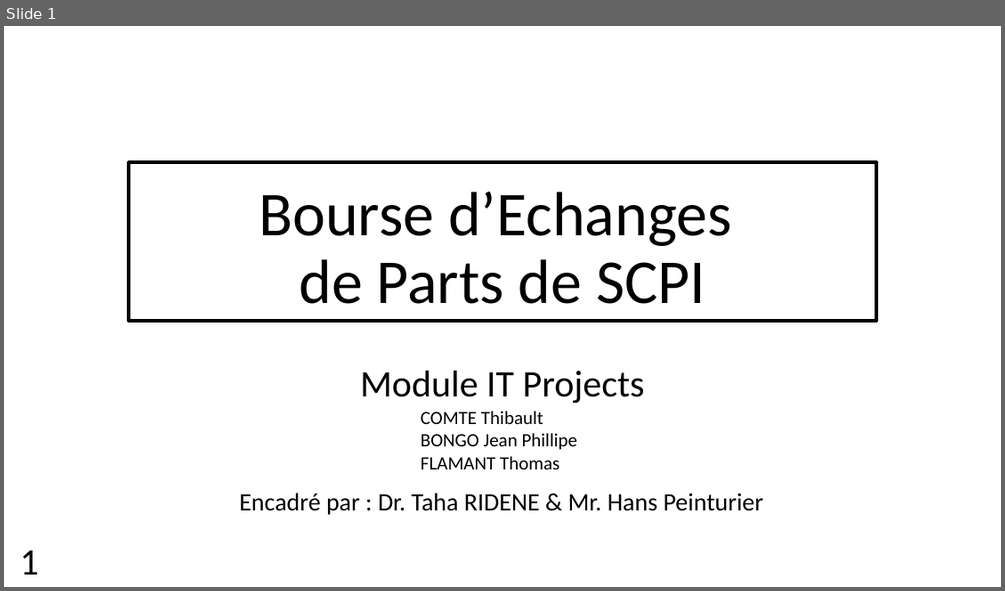
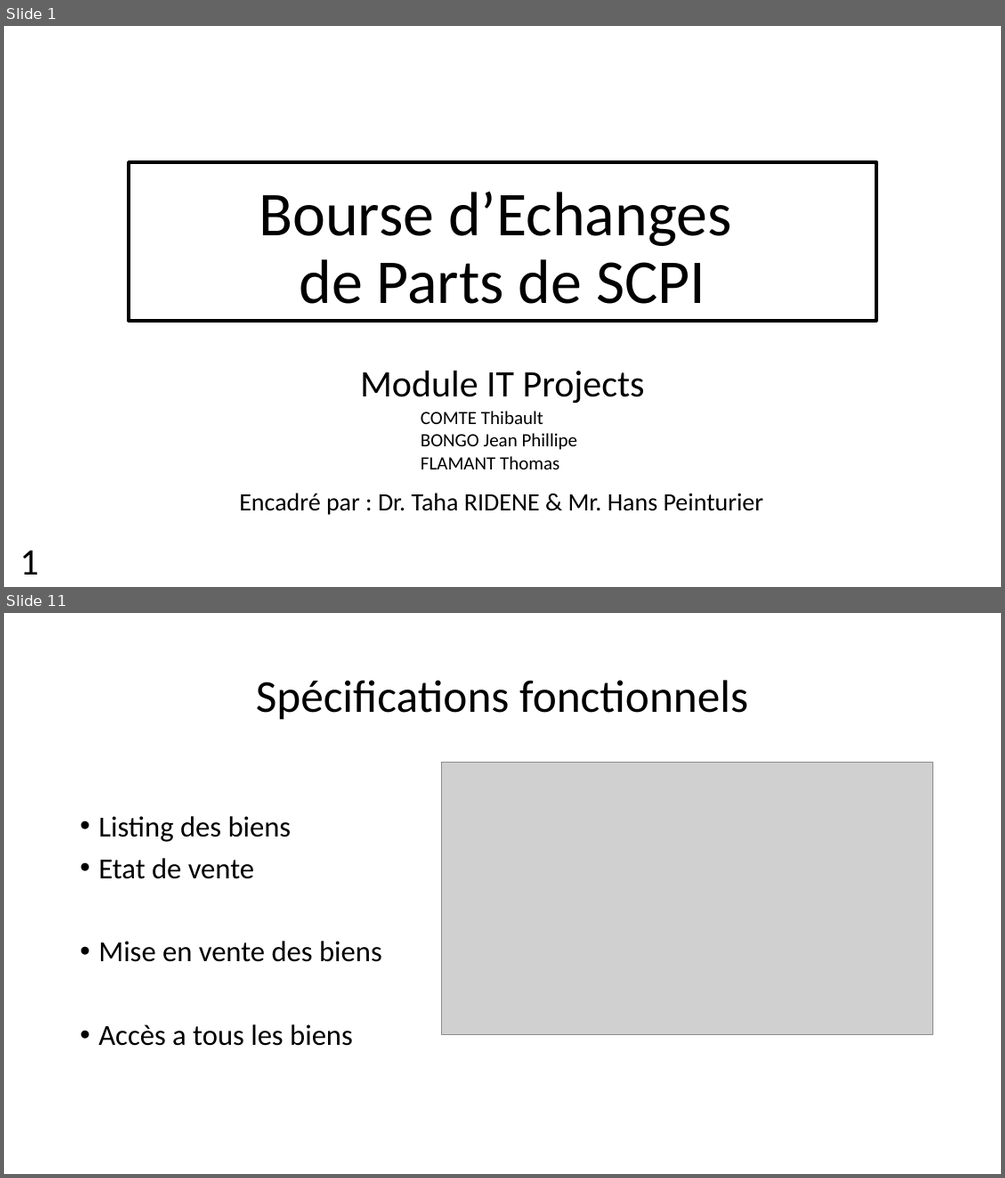
Before and after one commit to Thibaut-Comte/projetIT, a slide deck: PrésentationBourseEchangeSCPI.pptx. Shown one above the other, each under a label of ours: slide 1 before the commit, slides 1 and 11 after it; the slides between them are not shown. The pictures are 1005x591 and 1005x1178 pixels, drawn with LibreOffice and Linux fonts; fonts in the diff are those of the drawing; grey boxes stand for pictures. Boxes give left, top, right and bottom in pixels: in the first picture for what was removed or moved away, otherwise in the second. Text is boxed around its words. In the diff, an @@ line names an element or a change of style, - is before the commit and + after.

```diff
--- a/PrésentationBourseEchangeSCPI.pptx
+++ b/PrésentationBourseEchangeSCPI.pptx
@@ slide 11 added at box(4, 613, 1001, 1174), background #FFFFFF @@
@@ title added at box(256, 680, 748, 720), 44 pt, text #000000 @@
+Spécifications fonctionnels
@@ picture added at box(442, 763, 933, 1035) @@
@@ text added at box(98, 816, 382, 1046), 28 pt, text #000000 @@
+• Listing des biens
+• Etat de vente
+• Mise en vente des biens
+• Accès a tous les biens
```
Also in this commit, not shown: 4 slides changed, 14 other slides added, 2 slides removed, 4 other files.
